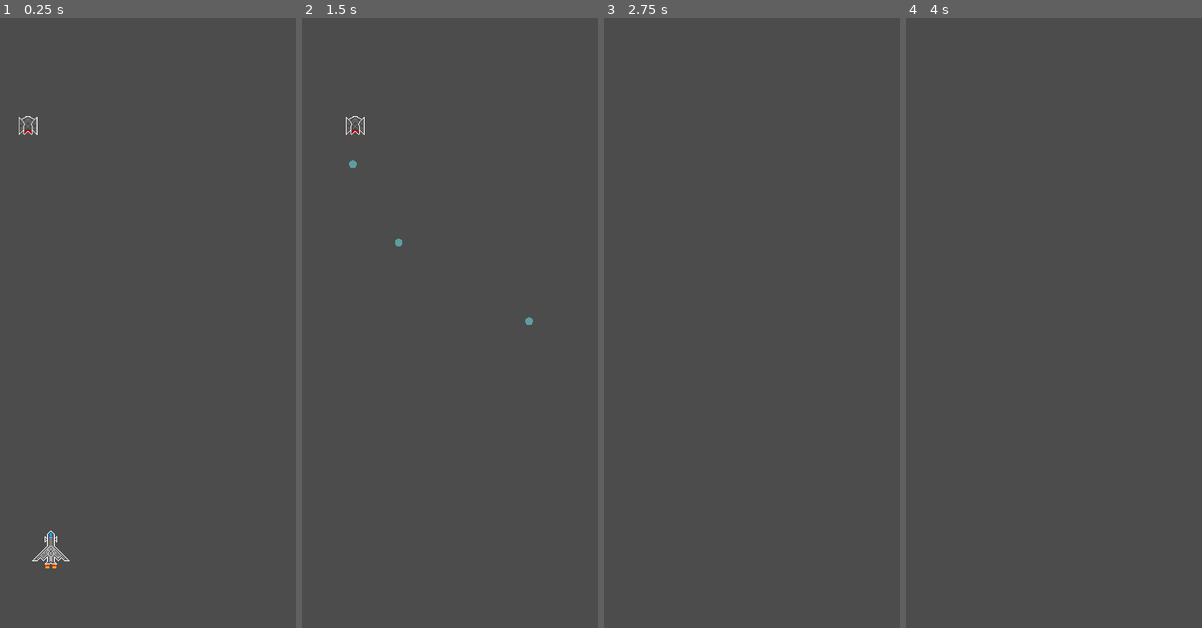
Above: before the commit, frames 1-4 (left to right).
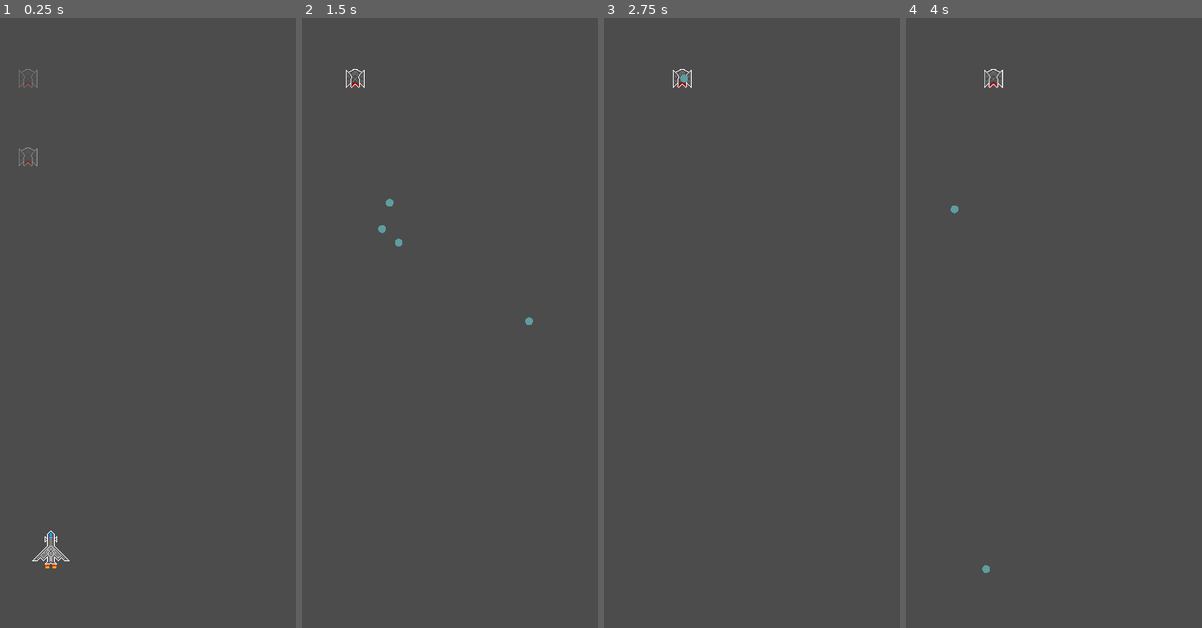
Above: after the commit, the same moments.

Repository: CAABAG/Pixel-Invaders
Game: Godot game, scene res://res/scenes/Main.tscn
Two runs of this game, one before a commit and one after it. Both use one fixed random seed, a clock stepped at 60 frames per second and the inputs below. The project has no main scene, so this scene is started directly.
Inputs (mouse positions are in pixels of both pictures, inside the frame that each line leads up to):
- Up to frame 1 (0.25 s): no input
- Up to frame 2 (1.5 s): move the mouse to (461, 280) at 0.52 s; hold Right (ui_right) 0.53-1.28 s; hold Ctrl 0.53-1.28 s; click (461, 280) at 0.67 s; tap Space at 0.77 s; move the mouse to (outside the picture) at 1.27 s; hold Left (ui_left) from 1.28 s (still down); tap Ctrl at 1.35 s
- Up to frame 3 (2.75 s): tap Space at 1.52 s; tap Enter at 2 s; move the mouse to (704, 176) at 2.02 s; release Left (ui_left) at 2.03 s; hold Right (ui_right) from 2.03 s (still down); hold Ctrl from 2.03 s (still down)
- Up to frame 4 (4 s): move the mouse to (932, 438) at 2.77 s; release Ctrl at 2.78 s; tap Ctrl at 2.85 s; click (932, 438) at 2.92 s; tap Space at 3.02, 3.77 s; move the mouse to (1107, 408) at 3.52 s; release Right (ui_right) at 3.53 s; hold Left (ui_left) from 3.53 s (still down); hold Ctrl from 3.53 s (still down)

The runs differ from the first frame. In frame 1, 0.2% of the frame differs, in the area x 6-13%, y 8-25%; in frame 2, 0.2%, in the area x 14-31%, y 8-36%; in frame 3, less than 0.1%; in frame 4, 0.2%.
Error after the commit: Invalid set index 'is_vulnurable' (on base: 'Area2D (Enemy.gd)') with value of type 'bool'. (res://res/scenes/LevelOne.gd:8)

Commit message:
Add two levels and their handling

Diff:
--- /dev/null
+++ b/res/scenes/LevelOne.gd
@@ -0,0 +1,24 @@
+extends Node2D
+
+var is_loading = true
+
+func _ready():
+	modulate.a = 0
+	for enemy in get_children():
+		enemy.is_vulnurable = false
+
+func _process(_delta):
+	if is_loading:
+		modulate.a += 0.01
+		if modulate.a > 1:
+			modulate.a = 1
+			is_loading = false
+			for enemy in get_children():
+				enemy.is_vulnurable = true
+	var active = false
+	for enemy in get_children():
+		if enemy:
+			active = true
+	if not active:
+		get_tree().get_root().get_node("Main").swap_levels()
+		queue_free()
--- /dev/null
+++ b/res/scenes/LevelOne.tscn
@@ -0,0 +1,32 @@
+[gd_scene load_steps=3 format=2]
+
+[ext_resource path="res://res/scenes/Enemy.tscn" type="PackedScene" id=1]
+[ext_resource path="res://res/scenes/LevelOne.gd" type="Script" id=2]
+
+[node name="LevelOne" type="Node2D"]
+script = ExtResource( 2 )
+
+[node name="Enemy" parent="." groups=[
+"aliens",
+] instance=ExtResource( 1 )]
+position = Vector2( 210, 100 )
+
+[node name="Enemy2" parent="." groups=[
+"aliens",
+] instance=ExtResource( 1 )]
+position = Vector2( 320, 200 )
+
+[node name="Enemy3" parent="." groups=[
+"aliens",
+] instance=ExtResource( 1 )]
+position = Vector2( 440, 100 )
+
+[node name="Enemy4" parent="." groups=[
+"aliens",
+] instance=ExtResource( 1 )]
+position = Vector2( 100, 200 )
+
+[node name="Enemy5" parent="." groups=[
+"aliens",
+] instance=ExtResource( 1 )]
+position = Vector2( 540, 200 )
--- /dev/null
+++ b/res/scenes/LevelTwo.gd
@@ -0,0 +1,24 @@
+extends Node2D
+
+var is_loading = true
+
+func _ready():
+	modulate.a = 0
+	for enemy in get_children():
+		enemy.is_vulnurable = false
+
+func _process(_delta):
+	if is_loading:
+		modulate.a += 0.01
+		if modulate.a > 1:
+			modulate.a = 1
+			is_loading = false
+			for enemy in get_children():
+				enemy.is_vulnurable = true
+	var active = false
+	for enemy in get_children():
+		if enemy:
+			active = true
+	if not active:
+		get_tree().get_root().get_node("Main").swap_levels()
+		queue_free()
--- /dev/null
+++ b/res/scenes/LevelTwo.tscn
@@ -0,0 +1,32 @@
+[gd_scene load_steps=3 format=2]
+
+[ext_resource path="res://res/scenes/Enemy.tscn" type="PackedScene" id=1]
+[ext_resource path="res://res/scenes/LevelTwo.gd" type="Script" id=2]
+
+[node name="LevelTwo" type="Node2D"]
+script = ExtResource( 2 )
+
+[node name="Enemy" parent="." groups=[
+"aliens",
+] instance=ExtResource( 1 )]
+position = Vector2( 210, 200 )
+
+[node name="Enemy2" parent="." groups=[
+"aliens",
+] instance=ExtResource( 1 )]
+position = Vector2( 440, 200 )
+
+[node name="Enemy3" parent="." groups=[
+"aliens",
+] instance=ExtResource( 1 )]
+position = Vector2( 100, 100 )
+
+[node name="Enemy4" parent="." groups=[
+"aliens",
+] instance=ExtResource( 1 )]
+position = Vector2( 320, 100 )
+
+[node name="Enemy5" parent="." groups=[
+"aliens",
+] instance=ExtResource( 1 )]
+position = Vector2( 540, 100 )
--- a/res/scenes/Main.tscn
+++ b/res/scenes/Main.tscn
@@ -1,14 +1,12 @@
-[gd_scene load_steps=4 format=2]
+[gd_scene load_steps=3 format=2]
 
 [ext_resource path="res://res/scenes/Player.tscn" type="PackedScene" id=1]
-[ext_resource path="res://res/scenes/Enemy.tscn" type="PackedScene" id=2]
 [ext_resource path="res://src/Main.gd" type="Script" id=3]
 
 [node name="Main" type="Node2D" groups=[
 "aliens",
 ]]
 script = ExtResource( 3 )
-Enemy = ExtResource( 2 )
 
 [node name="Player" parent="." groups=[
 "player",
--- a/src/Main.gd
+++ b/src/Main.gd
@@ -1,13 +1,23 @@
 extends Node2D
 
-export (PackedScene) var Enemy
-
 var score = 0
-var screen_size
+var level_one = preload("res://res/scenes/LevelOne.tscn")
+var level_two = preload("res://res/scenes/LevelTwo.tscn")
+var current_scene
 
 func _ready():
-	screen_size = get_viewport_rect().size
-	var alien = Enemy.instance()
-	alien.position.y = screen_size.y/5
-	add_child(alien)
-	alien.add_to_group("aliens")
+	add_child(level_one.instance())
+	current_scene = "level_one"
+
+func _process(_delta):
+	for child in get_children():
+		if not is_instance_valid(child):
+			remove_child(child)
+
+func swap_levels():
+	if current_scene == "level_one":
+		add_child(level_two.instance())
+		current_scene = "level_two"
+	else:
+		add_child(level_one.instance())
+		current_scene = "level_one"
